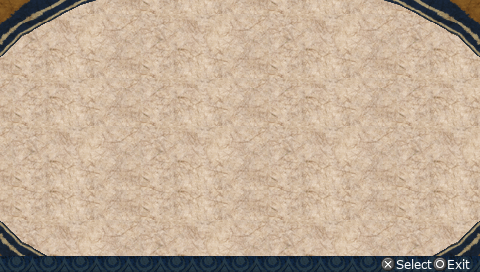
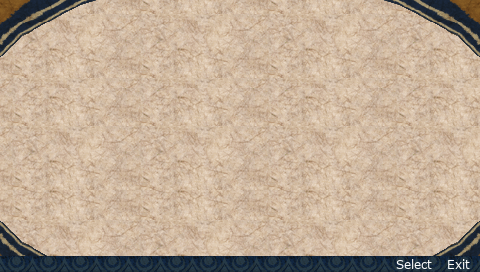
Comparing the layer stacks of the two 480×272 images. Changes:
hid "Pasted Layer #13" over box(433, 257, 447, 271)
hid "Pasted Layer #14" over box(381, 257, 395, 271)
